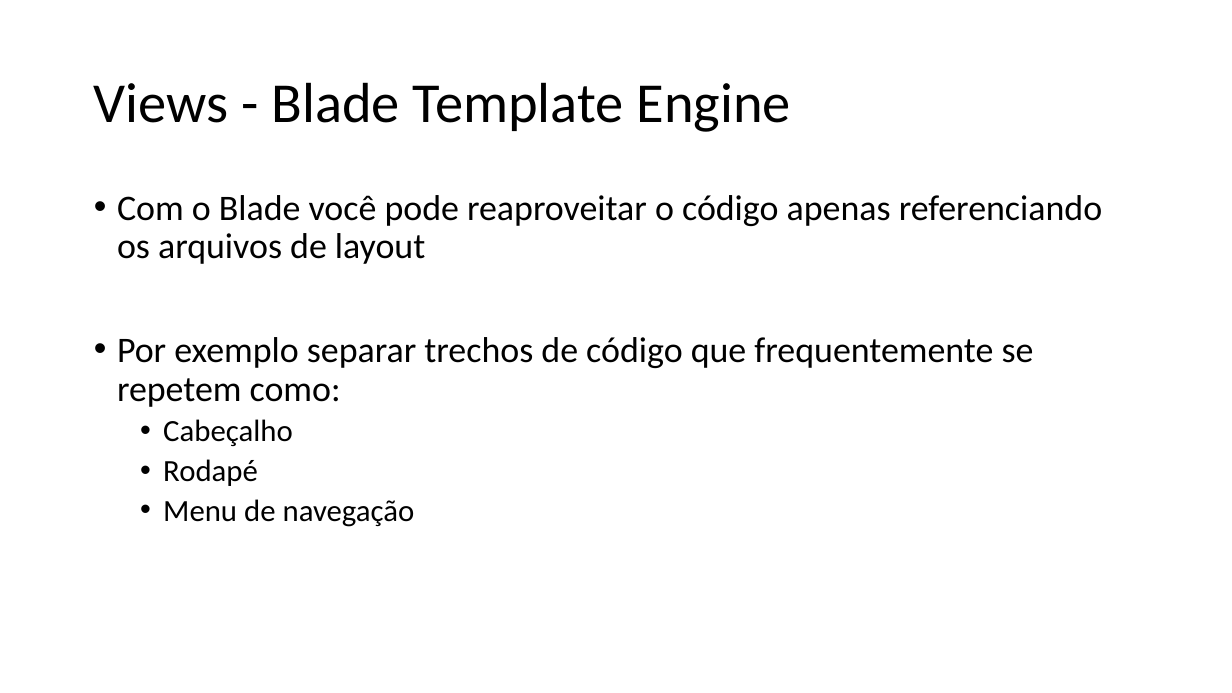
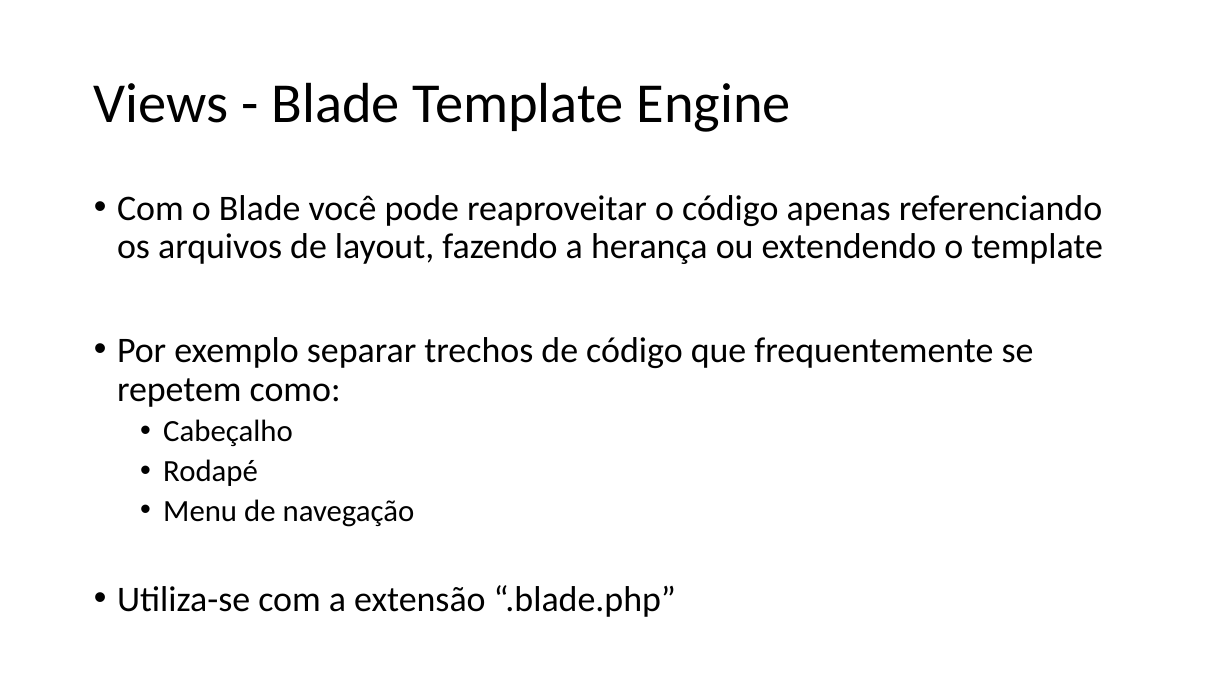
Before and after one commit to renanpupin/fct-blog, a slide deck: slide 46 of Introdução a APIs RESTful com PHP Laravel 5.pptx (slide 49 before the commit). Drawn at 1232x693 pixels with LibreOffice and Linux fonts; fonts in the diff are those of the drawing. Boxes give left, top, right and bottom in pixels: in the first picture for what was removed or moved away, otherwise in the second. Text is boxed around its words. In the diff, an @@ line names an element or a change of style, - is before the commit and + after.

```diff
--- a/Introdução a APIs RESTful com PHP Laravel 5.pptx
+++ b/Introdução a APIs RESTful com PHP Laravel 5.pptx
@@ text at <box>117,195,1103,264</box>: text changed @@
-• Com o Blade você pode reaproveitar o código apenas referenciando os arquivos de layout
+• Com o Blade você pode reaproveitar o código apenas referenciando os arquivos de layout, fazendo a herança ou extendendo o template
@@ text at <box>117,585,676,617</box>: paragraph added @@
+• Utiliza-se com a extensão “.blade.php”
```
Also in this commit, not shown: 6 other slides changed, 3 slides removed.
